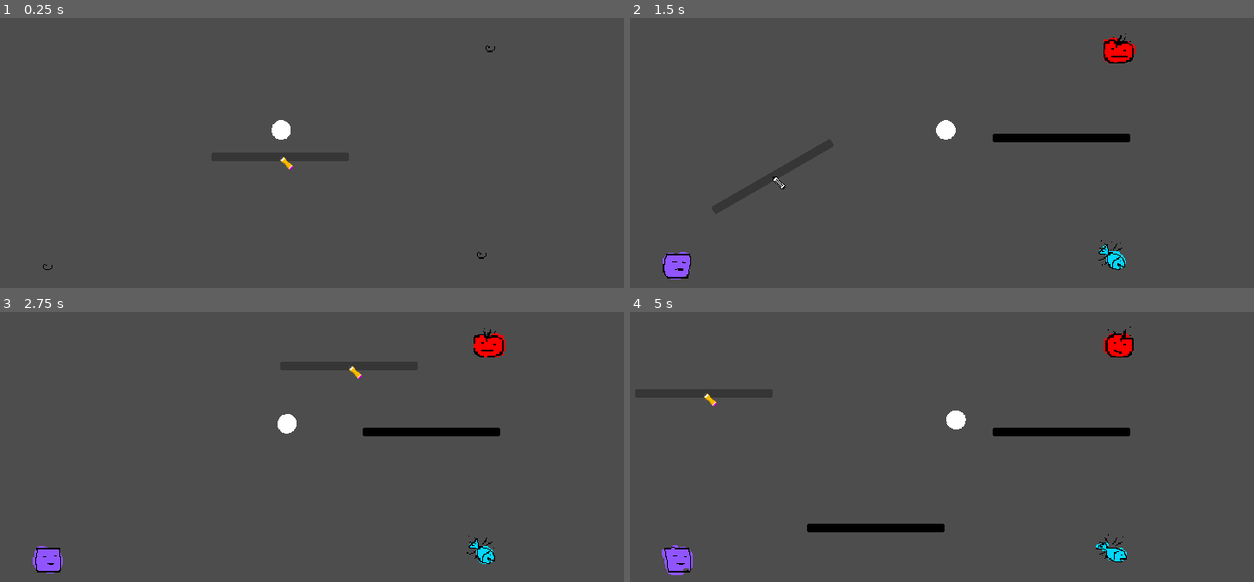
Above: before the commit, frames 1-4 (two rows, left to right).
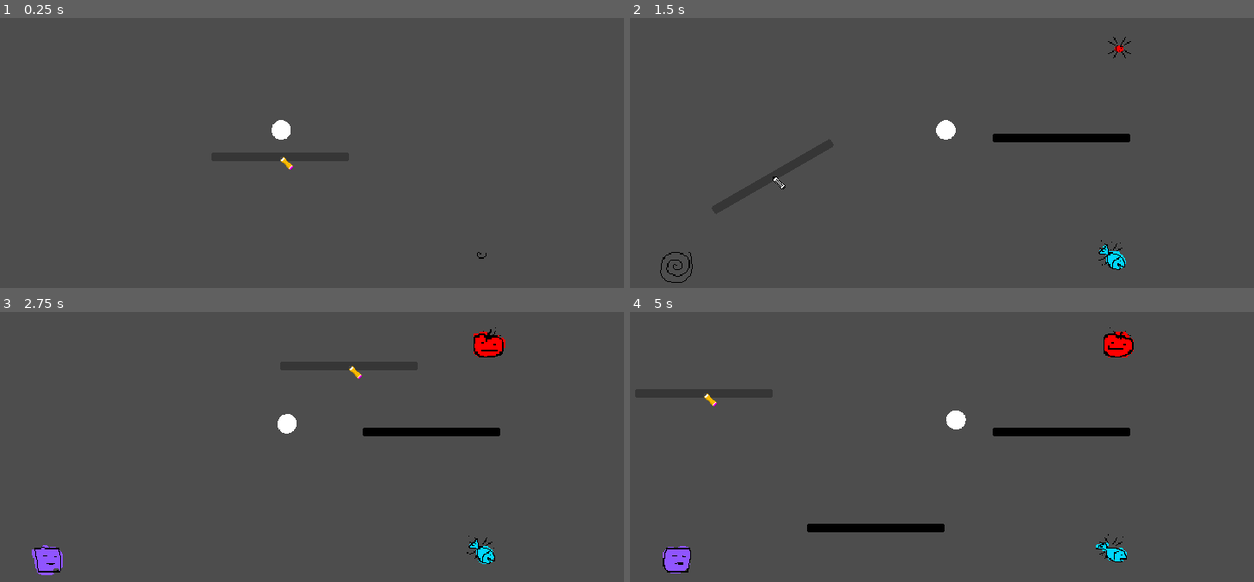
Above: after the commit, the same moments.

Repository: Silver-Ink/GameJamAirConditionner
Game: Godot game, scene res://Game.tscn
The game is run twice, just before and just after one commit, with the same random seed, the same clock (stepped at 60 frames per second) and the same inputs.
Inputs (mouse positions are in pixels of both pictures, inside the frame that each line leads up to):
- Up to frame 1 (0.25 s): no input
- Up to frame 2 (1.5 s): tap Enter (ui_accept) at 0.5, 0.77 s; move the mouse to (1060, 136) at 0.52 s; hold Right (ui_right) from 0.53 s (still down); click (1060, 136) at 0.6 s; move the mouse to (773, 177) at 1.27 s; tap Mouse wheel up (rotate_wall_left) at 1.35 s
- Up to frame 3 (2.75 s): tap Enter (ui_accept) at 1.52 s; move the mouse to (349, 366) at 2.02 s; release Right (ui_right) at 2.03 s; hold Left (ui_left) from 2.03 s (still down); tap Mouse wheel down (rotate_wall_right) at 2.1 s
- Up to frame 4 (5 s): move the mouse to (873, 528) at 2.77 s; release Left (ui_left) at 2.78 s; hold Right (ui_right) 2.78-4.28 s; click (873, 528) at 2.85 s; tap Enter (ui_accept) at 3.02, 3.77, 4.52 s; move the mouse to (1116, 509) at 3.52 s; tap Mouse wheel up (rotate_wall_left) at 3.6 s; move the mouse to (704, 393) at 4.27 s; hold Left (ui_left) from 4.28 s (still down); tap Mouse wheel down (rotate_wall_right) at 4.35 s

The runs differ from the first frame. In frame 1, less than 0.1% of the frame differs, in the area x 6-80%, y 10-94%; in frame 2, 0.8%, in the area x 4-81%, y 5-99%; in frame 3, 0.2%; in frame 4, 0.3%.

Commit message:
item delay and freed at pick up

Diff:
--- a/item.gd
+++ b/item.gd
@@ -88,6 +88,7 @@
 	effects_player.play()
 	anim.visible = false
 	before.play("destroy")
+	before.animation_finished.connect(queue_free)
 
 
 func _on_area_2d_body_entered(body: Node2D) -> void:
--- a/item_controller.gd
+++ b/item_controller.gd
@@ -1,4 +1,6 @@
 extends Node2D
+
+const SPAWN_INTERVAL = .5
 
 var lst_spawn_point : Array[Marker2D]
 
@@ -15,6 +17,7 @@
 func _process(delta: float) -> void:
 	pass
 
+# Please don't input more than spawn point count !?
 func spawn_item_wave(count : int):
 	var lstId : Array[int]
 	for i in range(count):
@@ -23,6 +26,9 @@
 			randId = randi() % lst_spawn_point.size()
 		lstId.append(randId)
 
-		var item : Item = sc_item.instantiate()
-		item.global_position = lst_spawn_point[randId].global_position
-		add_child(item)
+		get_tree().create_timer(SPAWN_INTERVAL * i).timeout.connect(_spawn_item.bind(randId))
+
+func _spawn_item(idPos : int):
+	var item : Item = sc_item.instantiate()
+	item.global_position = lst_spawn_point[idPos].global_position
+	add_child(item)
